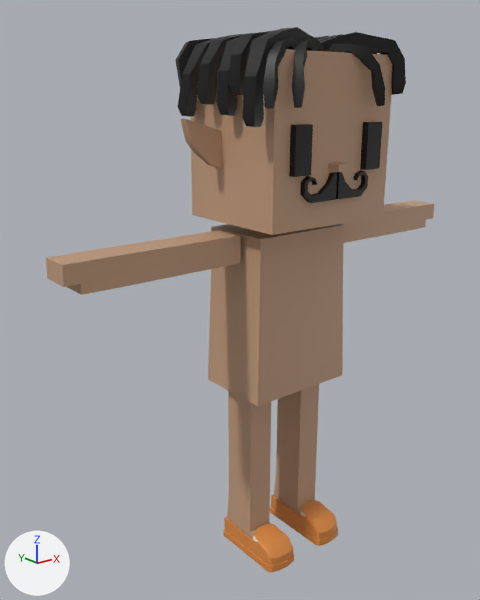
Two versions of the FBX model mustachiorascals/fbx/14e4a483-82b7-4725-925c-5de3d0591872.fbx, one commit apart.
Rendered twice from a 50 mm camera at (-0.0235, -0.025, 0.0257) aimed at (-0.0016, 0.0023, 0.0147). The axes (+X, +Y, +Z) are drawn at lower left. The lights are the same throughout. Where no turn or scale is listed for an object, it has been applied to the vertices.

The scene before the commit, as lines of its bpy script (objects in view):
```python
me_mesh_002 = bpy.data.meshes.new('Mesh.002')
me_mesh_002.from_pydata(...)  # 316 vertices, 312 faces; spans x -0.00262..0.00262, y -0.00174..0.00235, z -0.00001..0.01061
me_mesh_002.materials.append(mat_skin)  # beige #c29b7d
me_mesh_004 = bpy.data.meshes.new('Mesh.004')
me_mesh_004.from_pydata(...)  # 88 vertices, 84 faces; spans x -0.00217..0.00215, y -0.00303..-0.00273, z 0.02074..0.02203
me_mesh_004.materials.append(mat_mustache)  # black #000000
me_mesh_008 = bpy.data.meshes.new('Mesh.008')
me_mesh_008.from_pydata(...)  # 140 vertices, 136 faces; spans x -0.0126..0.0126, y 0.0003..0.002, z 0.0174..0.0189
me_mesh_008.materials.append(mat_skin)  # beige #c29b7d
ob_m_millionaire = bpy.data.objects.new('m_millionaire', me_mesh_004)
ob_m_millionaire.location = (0.0, 0.0, 0.0)
ob_mustachio_arms = bpy.data.objects.new('mustachio_arms', me_mesh_008)
ob_mustachio_arms.location = (0.0, 0.0, 0.0)
ob_mustachio_legs = bpy.data.objects.new('mustachio_legs', me_mesh_002)
ob_mustachio_legs.location = (0.0, 0.0, 0.0)
# also in view: 'mustachio_head' at (0.0, 0.0002, 0.0227); 'h_coiled' at (-0.0001, 0.0008, 0.0263); 'mustachio_eyes' at (0.0, -0.0026, 0.0232); 'f_slipons' at (0.0, 0.0003, 0.0007); 'e_4' at (0.0, 0.0013, 0.0232)
```
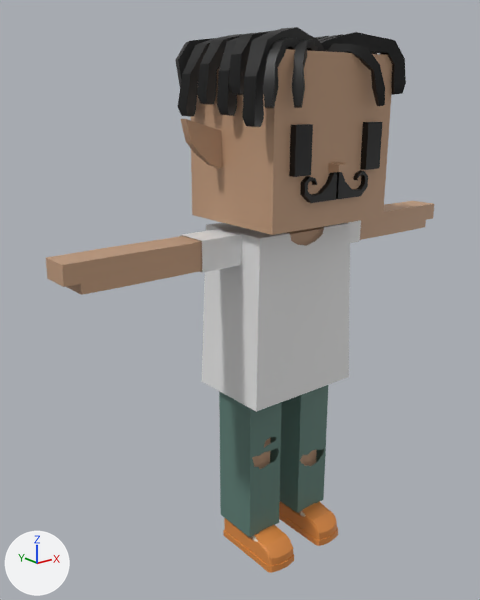
The change, as a diff of the scene's bpy script:
```diff
--- a/mustachiorascals/fbx/14e4a483-82b7-4725-925c-5de3d0591872.fbx.py
+++ b/mustachiorascals/fbx/14e4a483-82b7-4725-925c-5de3d0591872.fbx.py
@@ mat_upper_garment_1 @@
+mat_upper_garment_1 = principled_material('upper_garment_1')
+mat_upper_garment_1.base_color = (0.8, 0.8, 0.8)  # white #e7e7e7
@@ mat_lower_garment @@
+mat_lower_garment = principled_material('lower_garment')
+mat_lower_garment.base_color = (0.11, 0.208, 0.176)  # green #5d7e74
@@ me_mesh_011 @@
+me_mesh_011.from_pydata(...)  # 24 vertices, 18 faces; spans x -0.00561..0.00561, y 0.00027..0.00209, z 0.01737..0.01893
+me_mesh_011.materials.append(mat_upper_garment_1)  # white #e7e7e7
@@ me_mesh_004_1 @@
+me_mesh_004_1.from_pydata(...)  # 277 vertices, 244 faces; spans x -0.00297..0.00299, y -0.00021..0.00257, z 0.0014..0.01069
+me_mesh_004_1.materials.append(mat_lower_garment)  # green #5d7e74
@@ me_mesh_010 @@
+me_mesh_010.from_pydata(...)  # 230 vertices, 212 faces; spans x -0.00349..0.00349, y -0.0013..0.00353, z 0.00994..0.01894
+me_mesh_010.materials.append(mat_upper_garment_1)  # white #e7e7e7
@@ ob_c_shirt_2 @@
+ob_c_shirt_2 = bpy.data.objects.new('c_shirt_2', me_mesh_011)
+ob_c_shirt_2.location = (0.0, 0.0, 0.0)
@@ ob_c_rippedjeans @@
+ob_c_rippedjeans = bpy.data.objects.new('c_rippedjeans', me_mesh_004_1)
+ob_c_rippedjeans.location = (0.0, 0.0, 0.0)
@@ ob_c_shirt_1 @@
+ob_c_shirt_1 = bpy.data.objects.new('c_shirt_1', me_mesh_010)
+ob_c_shirt_1.location = (0.0, 0.0, 0.0)
```

Where the change shows, as pixel boxes [x1, y1, x2, y2] in the pictures (480 x 600 px):
'c_shirt_1', added
    after: [202, 223, 350, 412]
'c_rippedjeans', added (green)
    after: [219, 385, 328, 537]
'c_shirt_2', added
    after: [181, 220, 361, 273]
'mustachio_body', unchanged, covered by the edit
    before: [208, 224, 344, 406]
    after: [287, 227, 324, 246]
'mustachio_legs', unchanged, covered by the edit
    before: [227, 384, 319, 539]
    after: [250, 437, 317, 539]
